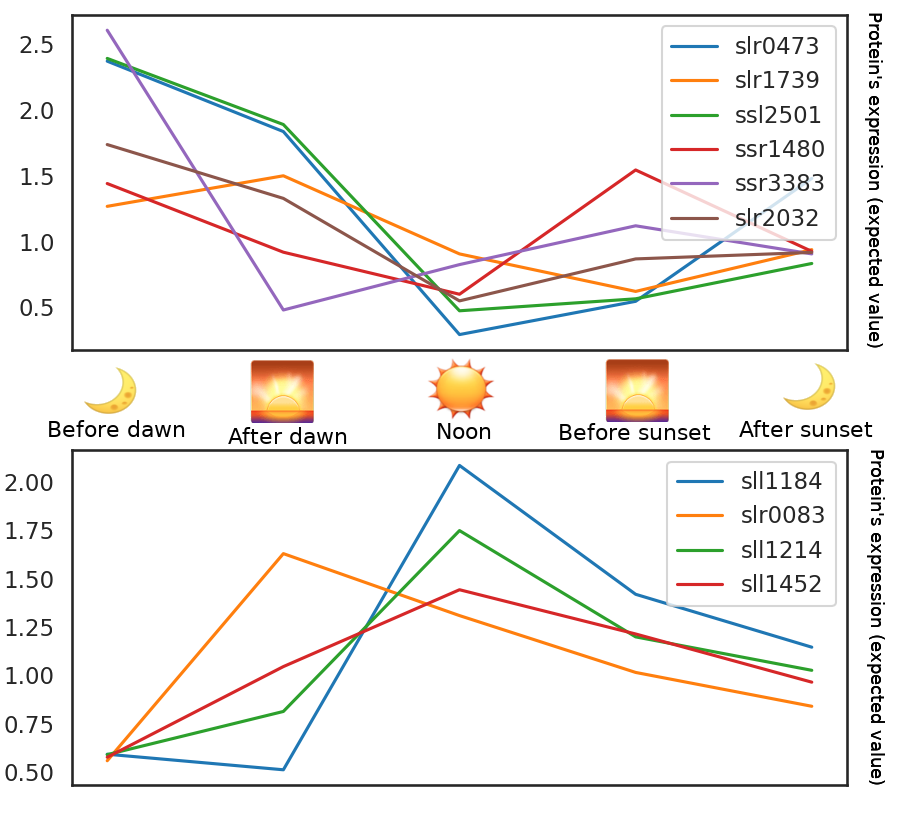
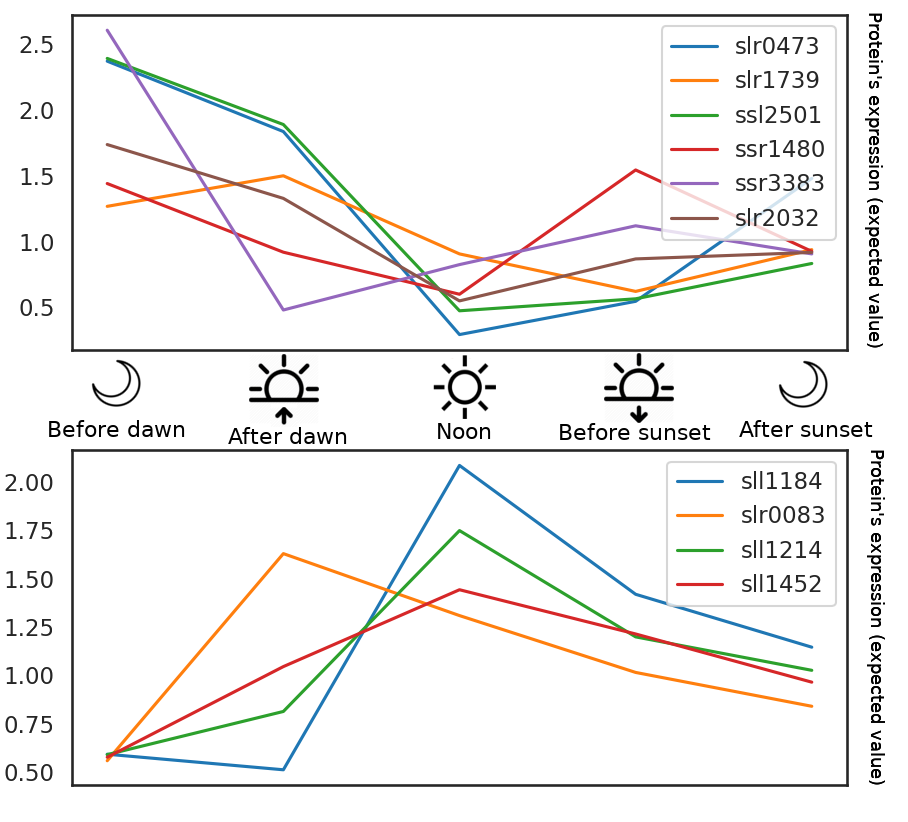
Comparing the layer stacks of the two w=908, h=822 images. Changes:
painted on "combined_edited.png" over [84, 353, 836, 427]
